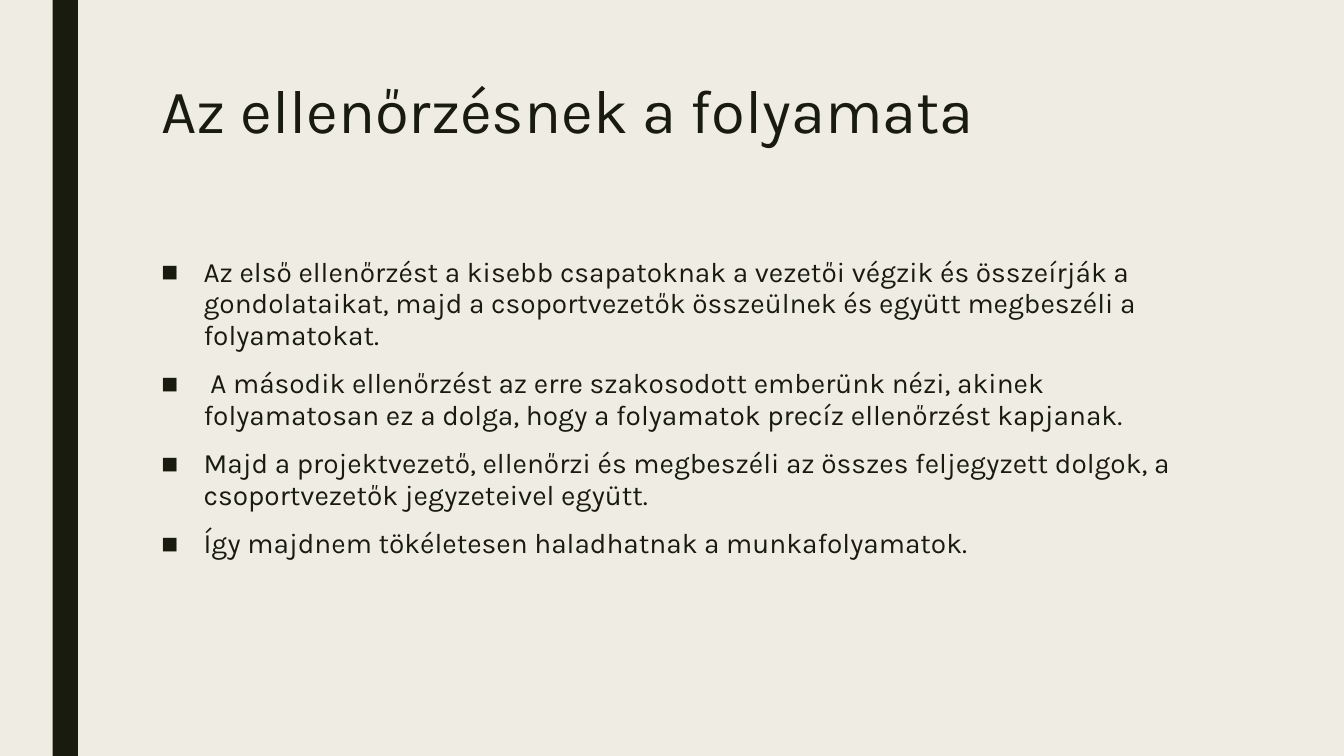
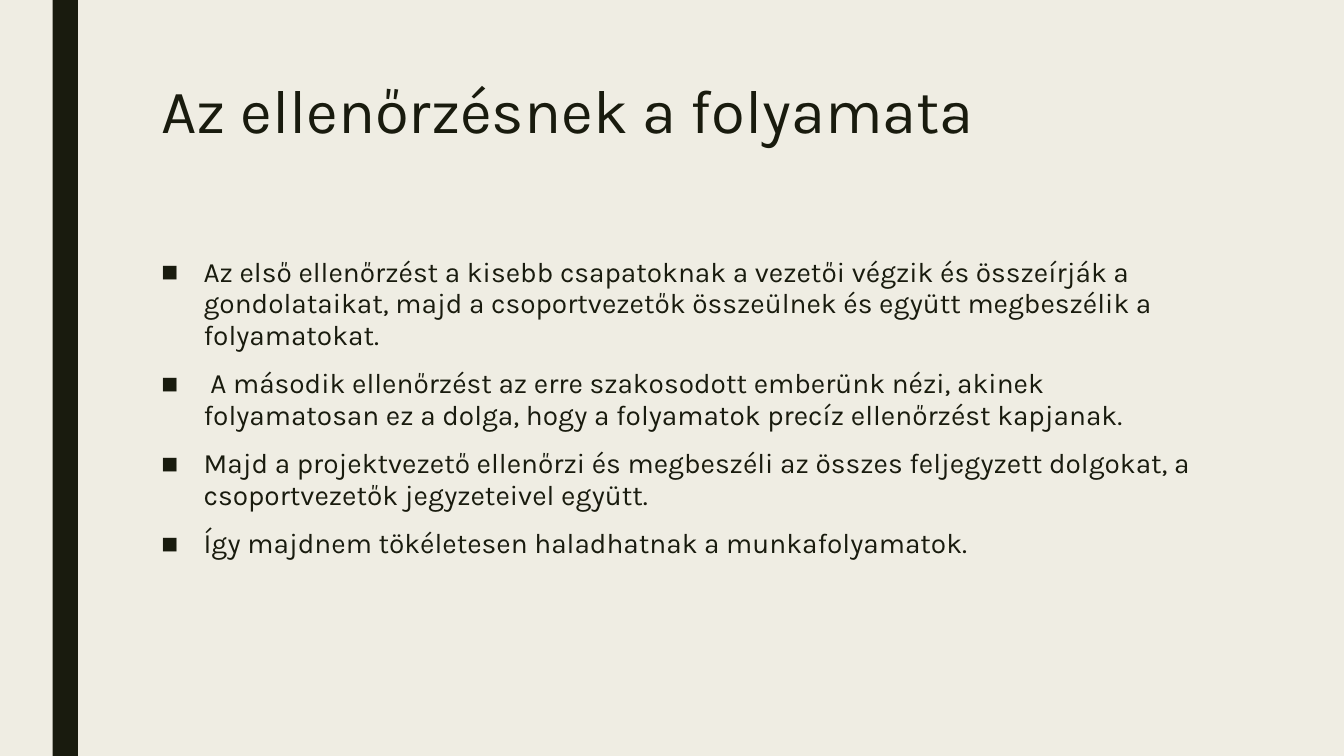
Before and after one commit to HrubosMark/Bobi-KFT, a slide deck: slide 5 of Bobi_Kft.pptx. Drawn at 1344x756 pixels with LibreOffice and Linux fonts; fonts in the diff are those of the drawing. Boxes give left, top, right and bottom in pixels: in the first picture for what was removed or moved away, otherwise in the second. Text is boxed around its words. In the diff, an @@ line names an element or a change of style, - is before the commit and + after.

```diff
--- a/Bobi_Kft.pptx
+++ b/Bobi_Kft.pptx
@@ text at box(204, 260, 1151, 352): text changed @@
-■ Az első ellenőrzést a kisebb csapatoknak a vezetői végzik és összeírják a gondolataikat, majd a csoportvezetők összeülnek és együtt megbeszéli a folyamatokat.
+■ Az első ellenőrzést a kisebb csapatoknak a vezetői végzik és összeírják a gondolataikat, majd a csoportvezetők összeülnek és együtt megbeszélik a folyamatokat.
@@ text at box(204, 451, 1189, 512): text changed @@
-■ Majd a projektvezető, ellenőrzi és megbeszéli az összes feljegyzett dolgok, a csoportvezetők jegyzeteivel együtt.
+■ Majd a projektvezető ellenőrzi és megbeszéli az összes feljegyzett dolgokat, a csoportvezetők jegyzeteivel együtt.
```
Also in this commit, not shown: 8 other slides changed, 11 slides added, 1 slide removed.
